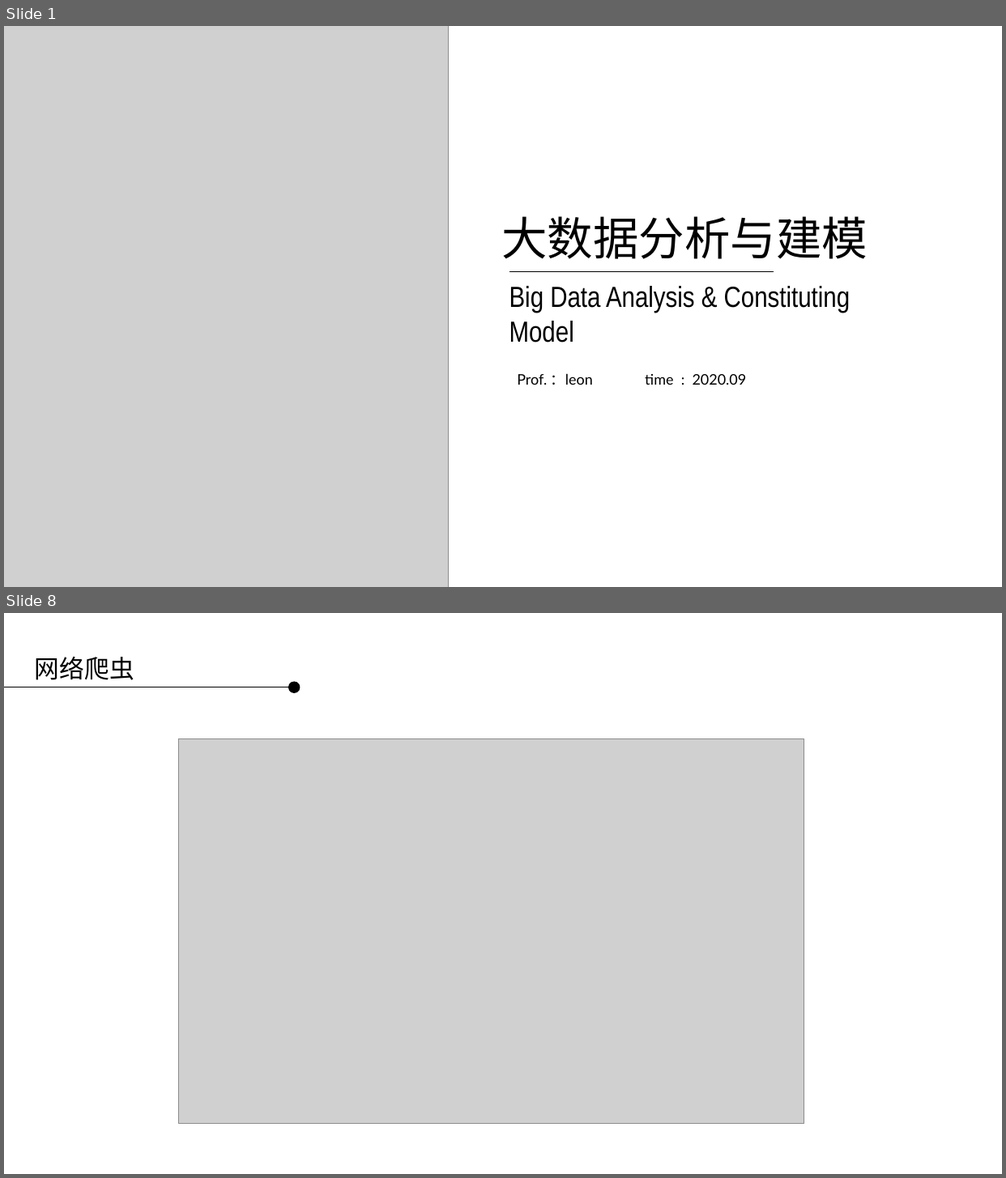
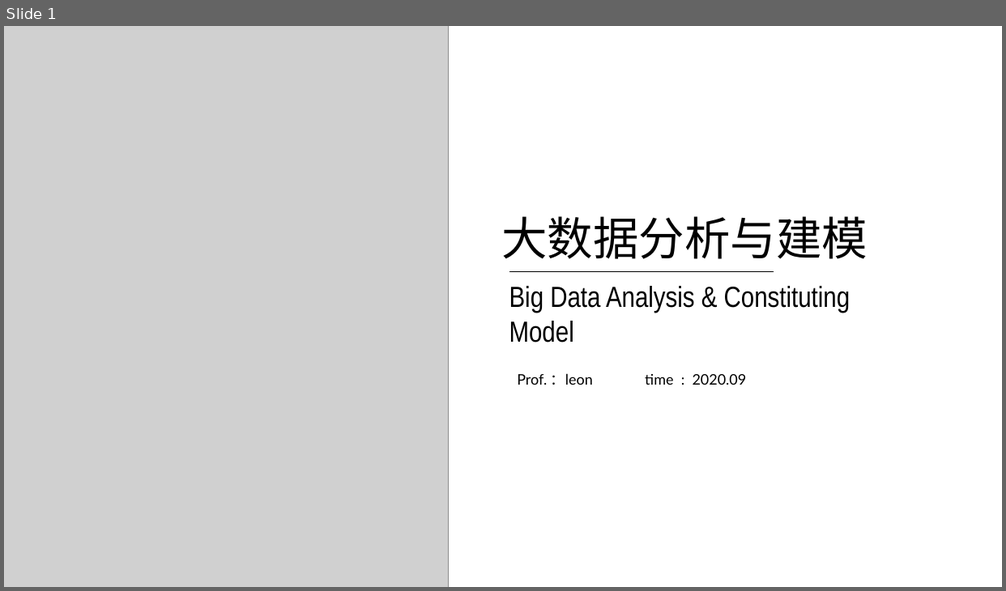
Before and after one commit to applepip/Big_Data, a slide deck: 产品大数据分析与建模/大数据分析与建模 第二讲.pptx. Shown one above the other, each under a label of ours: slides 1 and 8 before the commit, slide 1 after it; the slides between them are not shown. The pictures are 1006x1178 and 1006x591 pixels, drawn with LibreOffice and Linux fonts; fonts in the diff are those of the drawing; grey boxes stand for pictures; background and template pictures are left out. Boxes give left, top, right and bottom in pixels: in the first picture for what was removed or moved away, otherwise in the second. Text is boxed around its words. In the diff, an @@ line names an element or a change of style, - is before the commit and + after.

```diff
--- a/产品大数据分析与建模/大数据分析与建模 第二讲.pptx
+++ b/产品大数据分析与建模/大数据分析与建模 第二讲.pptx
@@ slide 8 removed at (4, 613, 1002, 1174), background picture (left out) @@
@@ text removed at (35, 657, 134, 680) @@
-网络爬虫
@@ ellipse removed at (288, 682, 300, 694) @@
@@ line removed from (4, 687) to (288, 687) @@
@@ picture removed at (179, 739, 804, 1123) @@
```
Also in this commit, not shown: 1 slide changed, 26 slides added, 24 other slides removed, 2 other files.
